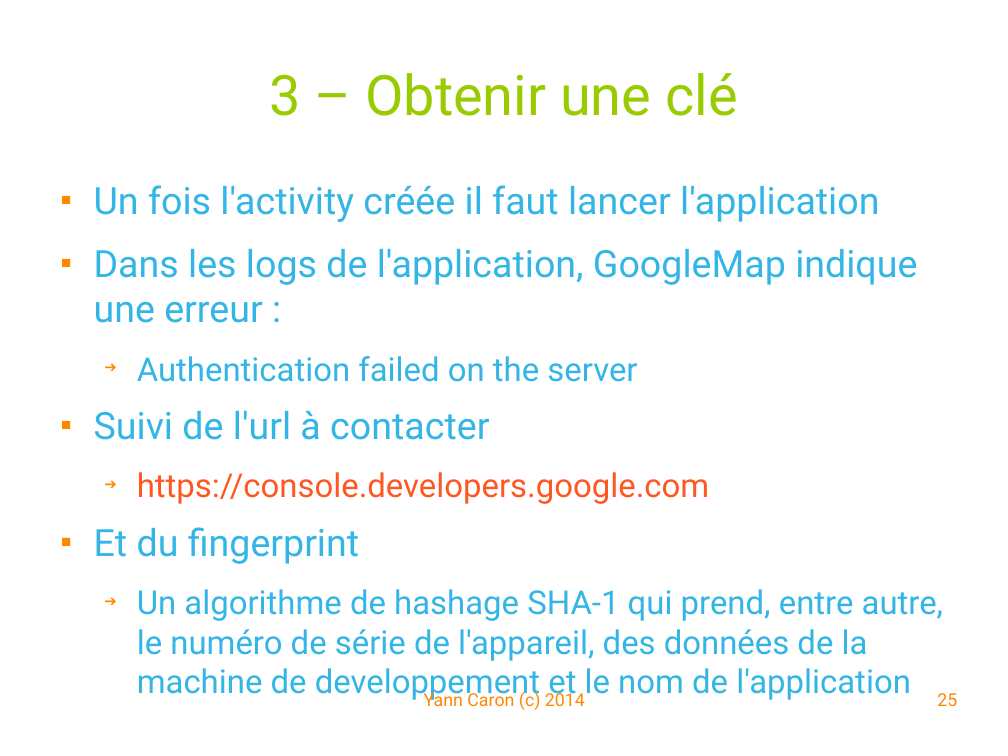
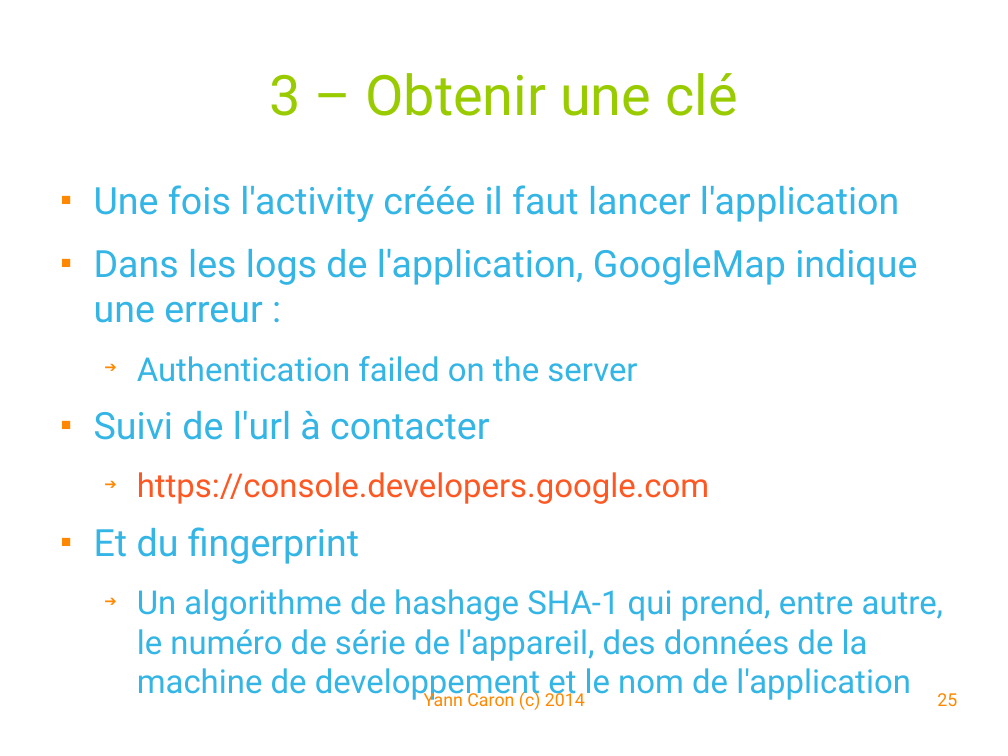
Before and after one commit to YannCaron/Android-ENSG, a slide deck: slide 25 of 05 - Google Map.odp. Drawn at 1008x756 pixels with LibreOffice and Linux fonts; fonts in the diff are those of the drawing; background and template pictures are left out. Boxes give left, top, right and bottom in pixels: in the first picture for what was removed or moved away, otherwise in the second. Text is boxed around its words. In the diff, an @@ line names an element or a change of style, - is before the commit and + after.

```diff
--- a/05 - Google Map.odp
+++ b/05 - Google Map.odp
@@ text at [94, 185, 899, 222]: text changed @@
-■ Un fois l'activity créée il faut lancer l'application
+■ Une fois l'activity créée il faut lancer l'application
```
Also in this commit, not shown: 7 other slides changed, 1 slide added.
